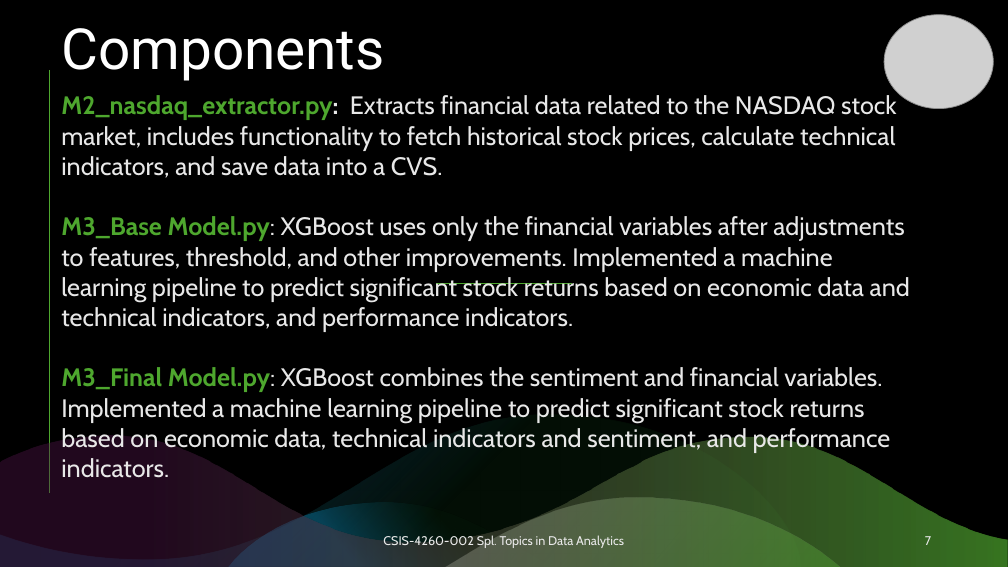
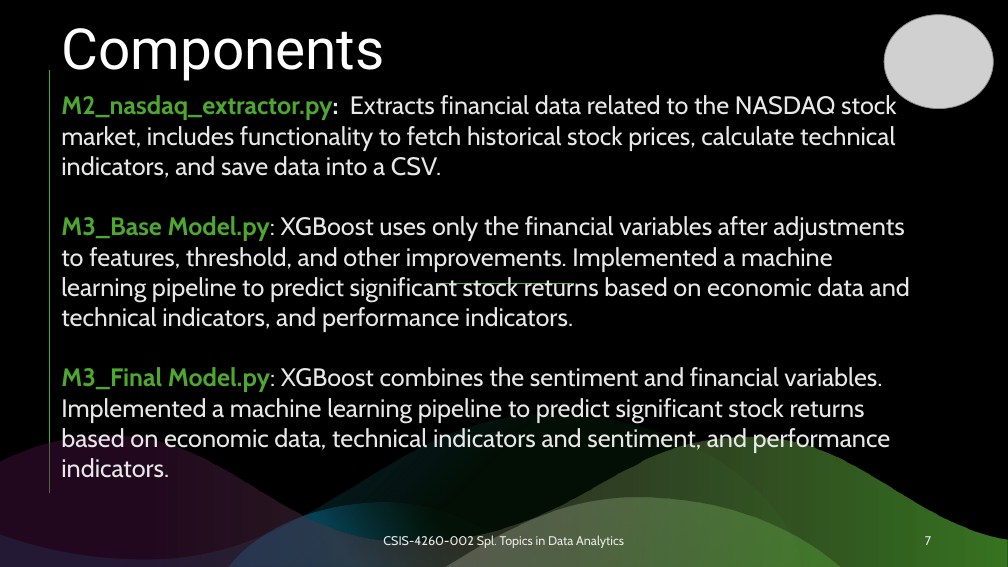
Before and after one commit to Carlos-Sibaja/2025Topics, a slide deck: slide 7 of NASDAQ UP.pptx. Drawn at 1008x567 pixels with LibreOffice and Linux fonts; fonts in the diff are those of the drawing; grey boxes stand for pictures. Boxes give left, top, right and bottom in pixels: in the first picture for what was removed or moved away, otherwise in the second. Text is boxed around its words. In the diff, an @@ line names an element or a change of style, - is before the commit and + after.

```diff
--- a/NASDAQ UP.pptx
+++ b/NASDAQ UP.pptx
@@ text at bbox=[61, 95, 896, 178]: text changed @@
-M2_nasdaq_extractor.py: Extracts financial data related to the NASDAQ stock market, includes functionality to fetch historical stock prices, calculate technical indicators, and save data into a CVS.
+M2_nasdaq_extractor.py: Extracts financial data related to the NASDAQ stock market, includes functionality to fetch historical stock prices, calculate technical indicators, and save data into a CSV.
```
Also in this commit, not shown: 4 other slides changed, 1 other file.
